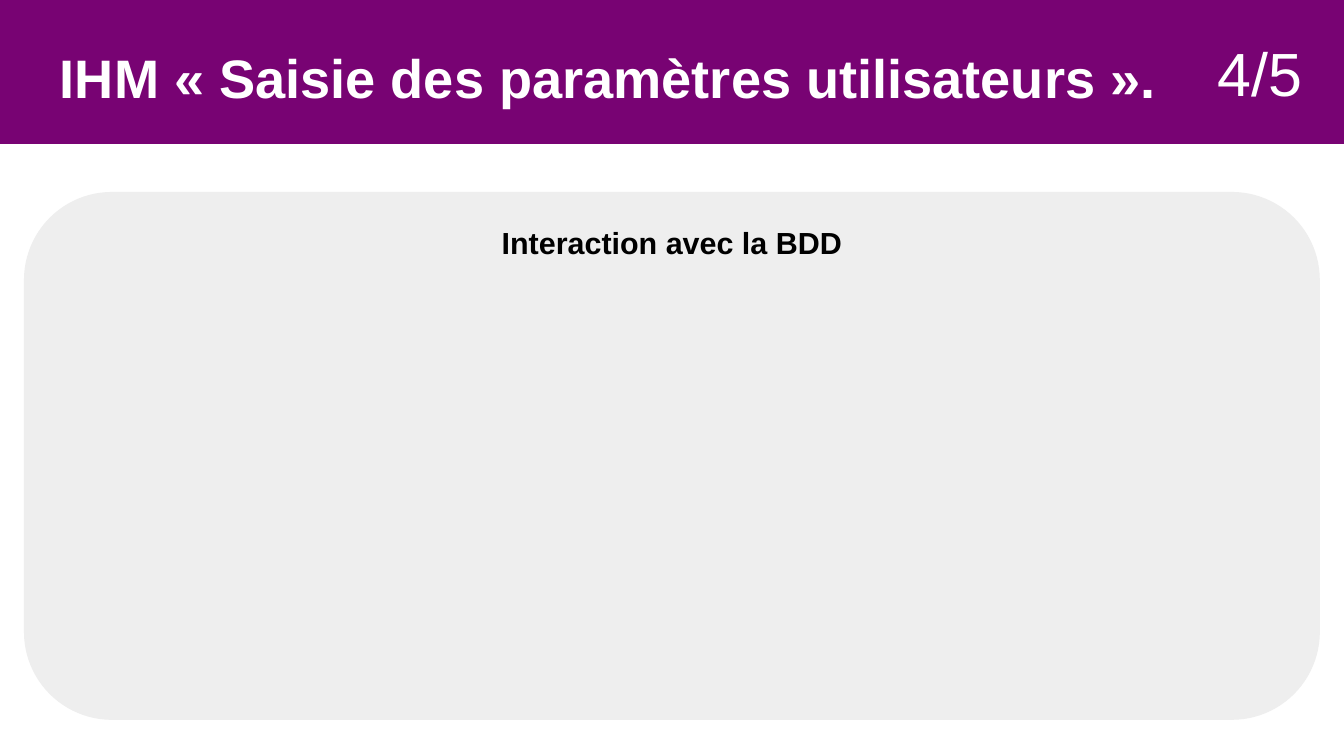
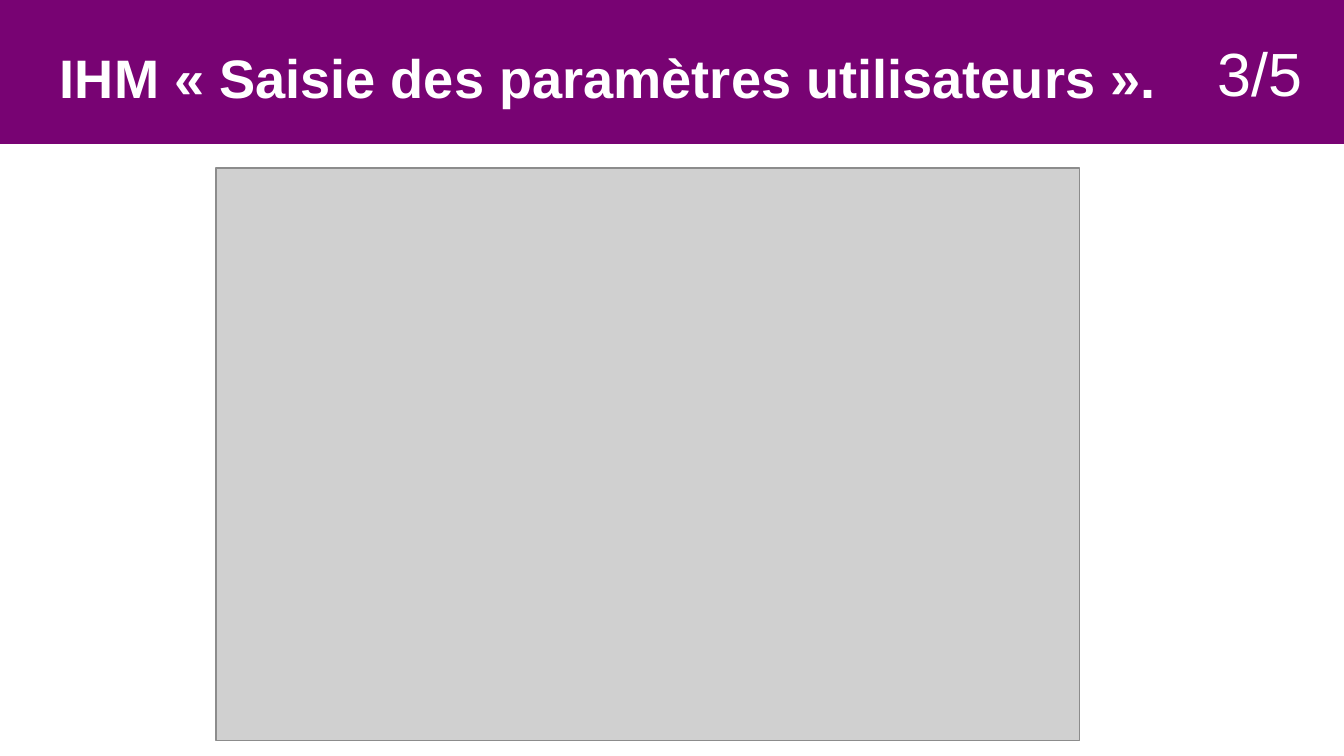
Before and after one commit to Sauvage89/sechoir-houblon, a slide deck: slide 15 of doc/diaporama/revu2/revu2_sauvage.odp (slide 30 before the commit). Drawn at 1344x756 pixels with LibreOffice and Linux fonts; fonts in the diff are those of the drawing; grey boxes stand for pictures. Boxes give left, top, right and bottom in pixels: in the first picture for what was removed or moved away, otherwise in the second. Text is boxed around its words. In the diff, an @@ line names an element or a change of style, - is before the commit and + after.

```diff
--- a/doc/diaporama/revu2/revu2_sauvage.odp
+++ b/doc/diaporama/revu2/revu2_sauvage.odp
@@ text at (x1=1217, y1=51, x2=1302, y2=97): text changed @@
-4/5
+3/5
@@ picture added at (x1=216, y1=168, x2=1081, y2=742) @@
@@ rounded rectangle removed at (x1=24, y1=191, x2=1321, y2=720) @@
-Interaction avec la BDD
```
Also in this commit, not shown: 21 other slides changed, 1 slide added, 15 slides removed, 2 other files.
